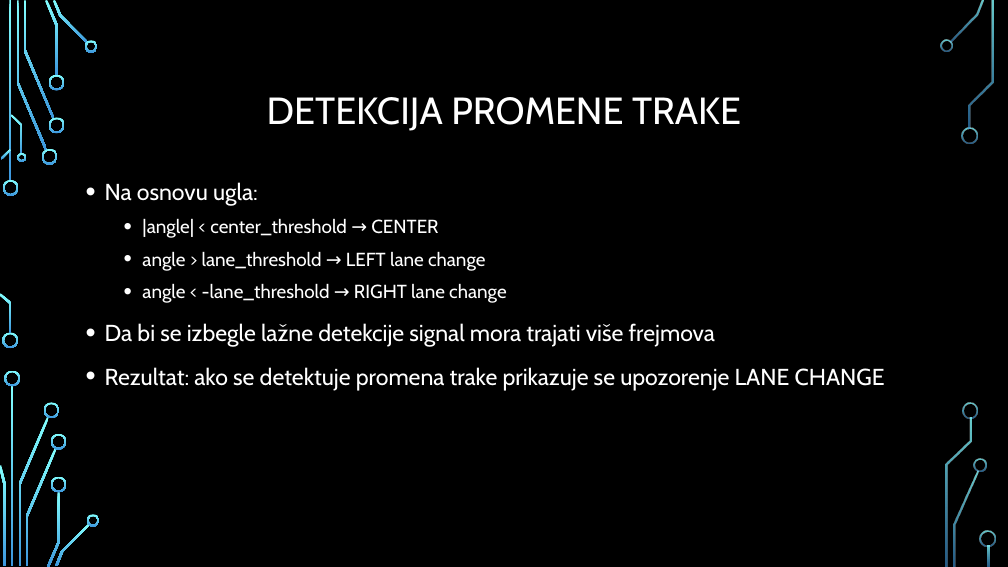
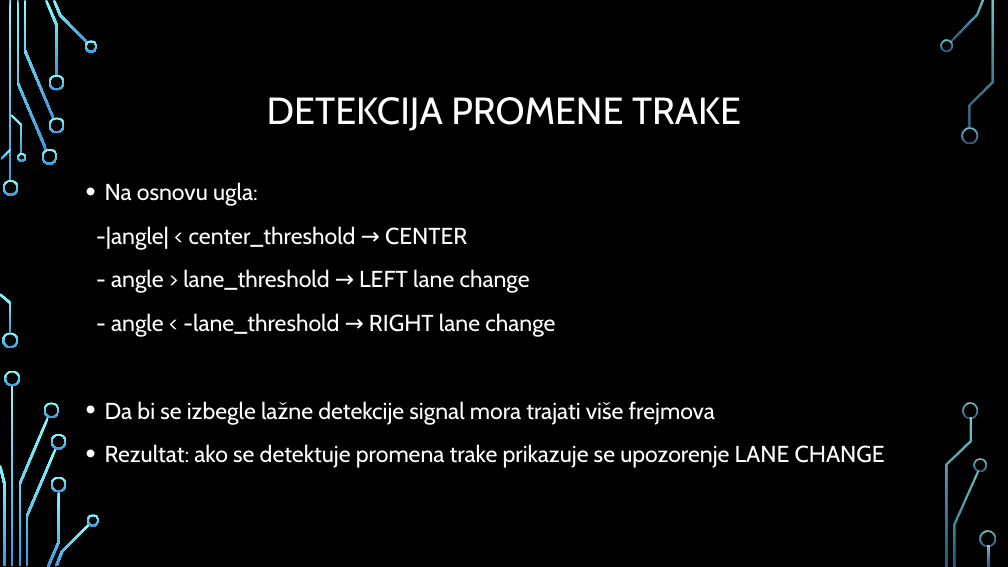
Before and after one commit to jglintic/duboko_ucenje, a slide deck: slide 13 of dubuko_ucenje_projekat_ppt.pptx (slide 12 before the commit). Drawn at 1008x567 pixels with LibreOffice and Linux fonts; fonts in the diff are those of the drawing; background and template pictures are left out. Boxes give left, top, right and bottom in pixels: in the first picture for what was removed or moved away, otherwise in the second. Text is boxed around its words. In the diff, an @@ line names an element or a change of style, - is before the commit and + after.

```diff
--- a/dubuko_ucenje_projekat_ppt.pptx
+++ b/dubuko_ucenje_projekat_ppt.pptx
@@ text at (96, 226, 555, 337): text changed; size 18 to 22 pt @@
-  • |angle| < center_threshold → CENTER
-  • angle > lane_threshold → LEFT lane change
-  • angle < -lane_threshold → RIGHT lane change
+-|angle| < center_threshold → CENTER
+- angle > lane_threshold → LEFT lane change
+- angle < -lane_threshold → RIGHT lane change
```
Also in this commit, not shown: 15 other slides changed, 1 slide added, 1 slide removed, 2 other files.
